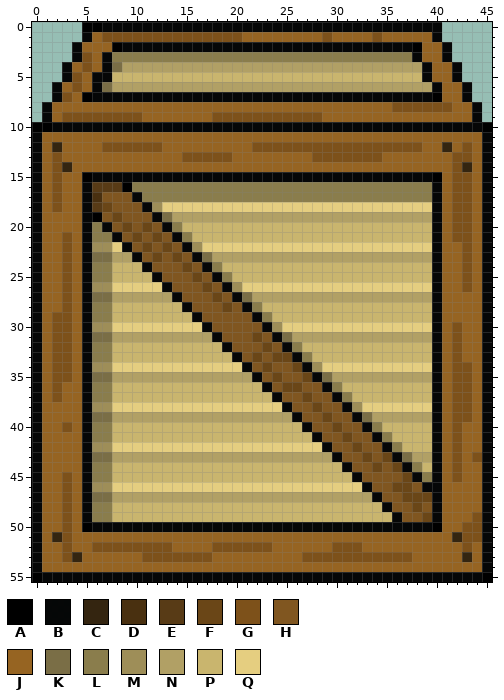
One commit to this pixel-art sprite: data/box.png. The picture above was drawn from the file before the commit.
The file is 46x56 pixels. Colours within 5 levels of each other are drawn and written as one.
Palette (. is transparent): A #000000  B #000000f5  C #342510  D #493010  E #583b16  F #6a4617  G #7d511a  H #805620  J #966422  K #7a6e46  L #8a7d4c  M #9e8e58  N #b1a065  P #c9b56e  Q #e5ce80
And afterwards:
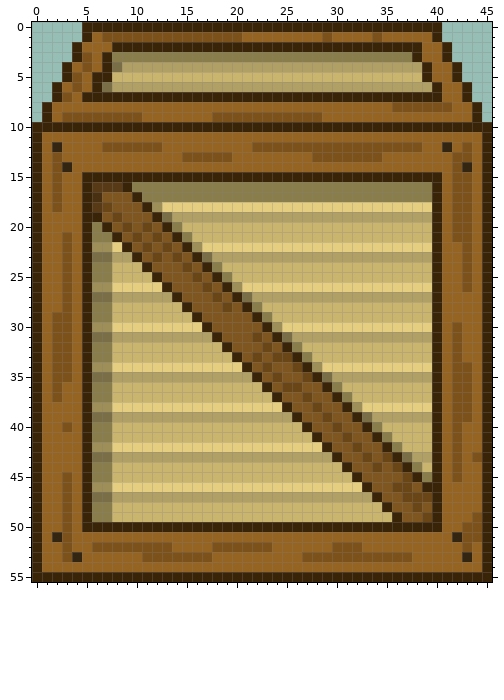
The edit:
colour B: #000000f5 -> #3a2408
y 0: x 5..6 AA -> BB
y 2: x 8 A -> B; x 38 A -> B
y 7: x 5 A -> B; x 40 A -> B
y 10: x 0..1 AA -> BB; x 45 A -> B
y 15: x 5 A -> B; x 40 A -> B
y 16: x 9 A -> B
y 19: x 6 A -> B
y 50: x 5 A -> B; x 40 A -> B
y 55: x 0 A -> B; x 45 A -> B
